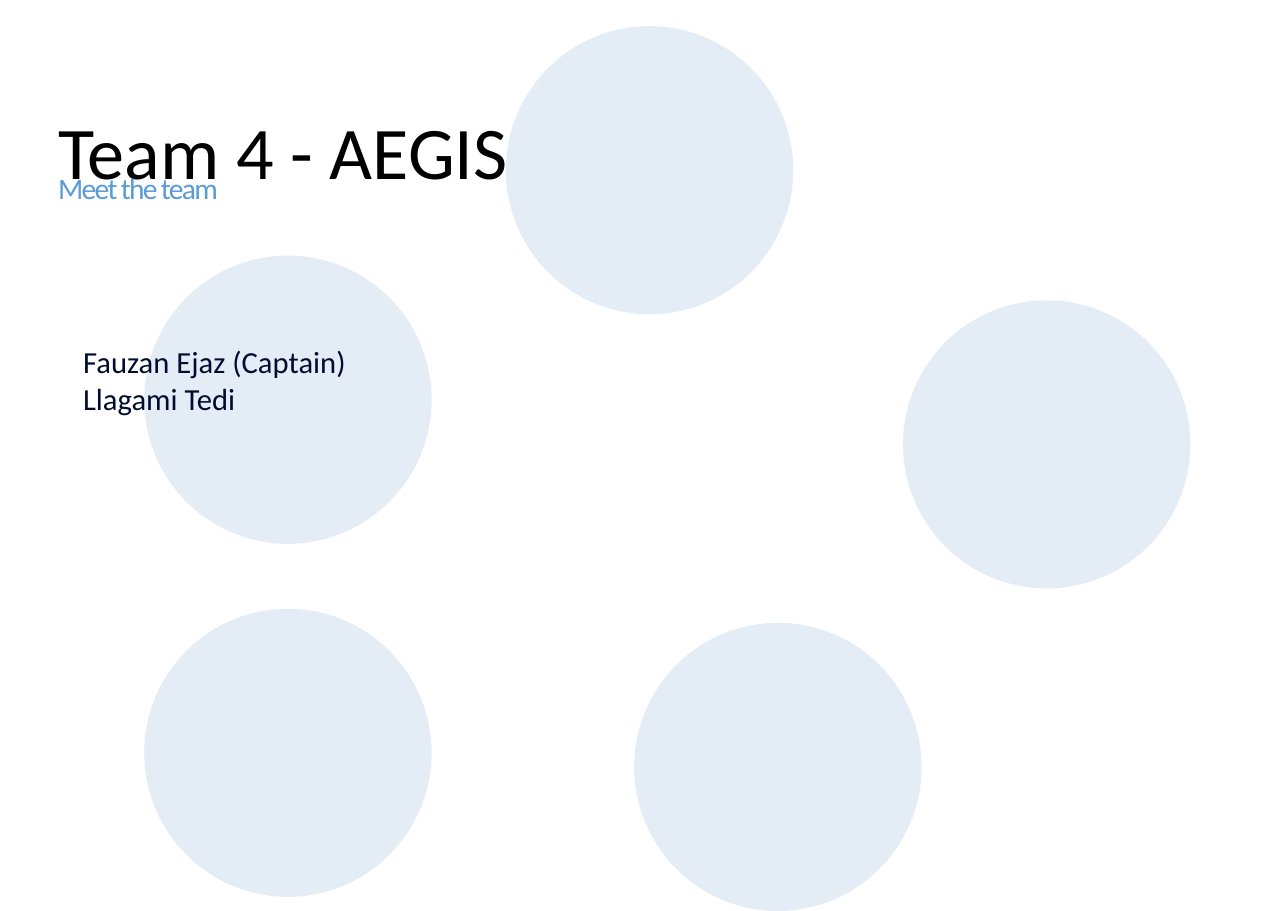
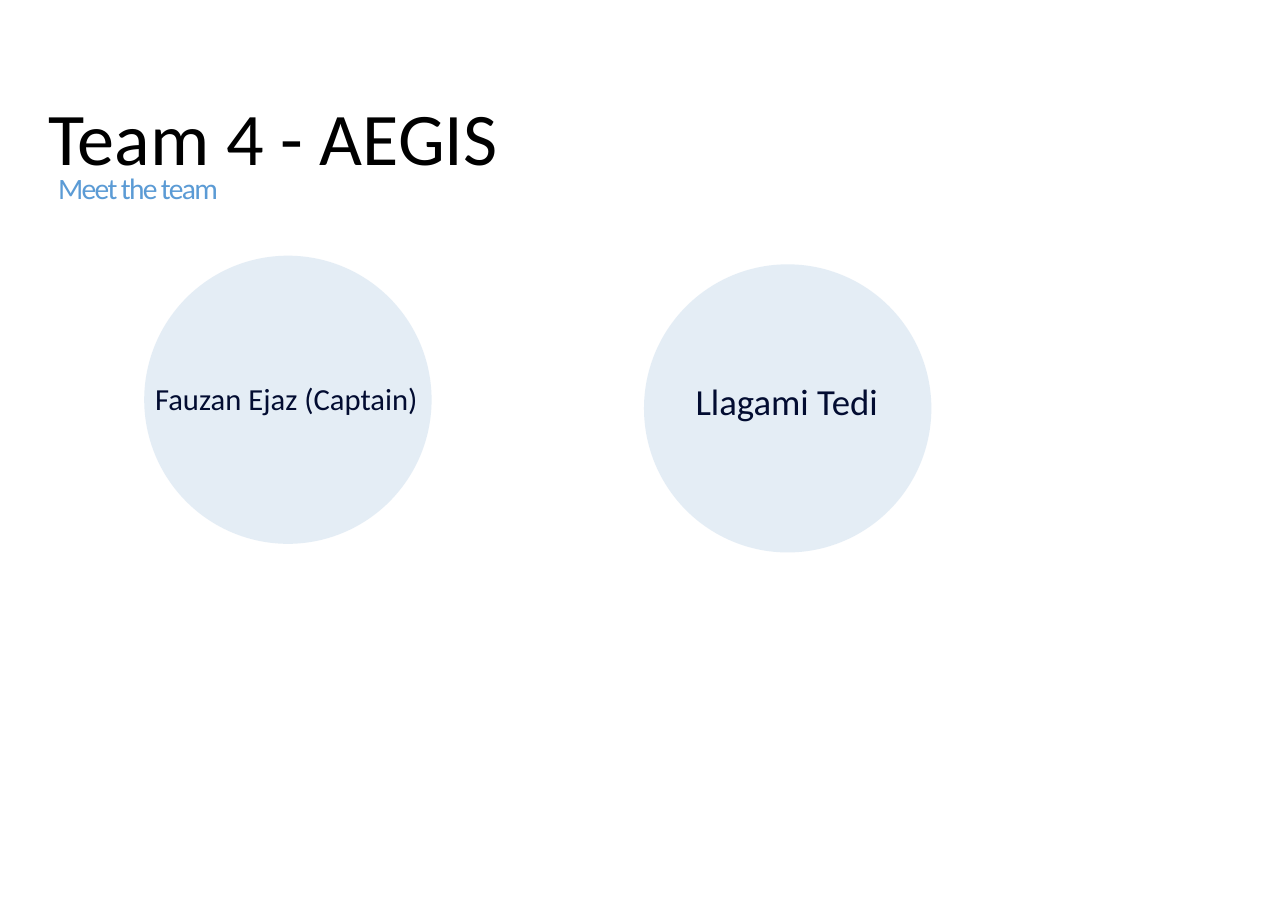
Before and after one commit to fauzan111/AEGIS, a slide deck: slide 9 of slides/GATE-3/AEGIS_Gate3_Storyboard.pptx. Drawn at 1288x911 pixels with LibreOffice and Linux fonts; fonts in the diff are those of the drawing; background and template pictures are left out. Boxes give left, top, right and bottom in pixels: in the first picture for what was removed or moved away, otherwise in the second. Text is boxed around its words. In the diff, an @@ line names an element or a change of style, - is before the commit and + after.

```diff
--- a/slides/GATE-3/AEGIS_Gate3_Storyboard.pptx
+++ b/slides/GATE-3/AEGIS_Gate3_Storyboard.pptx
@@ ellipse removed at (506, 26, 793, 315) @@
@@ title "Team 4 - AEGIS": place and size @@
-title "Team 4 - AEGIS" at (58, 131, 508, 197)
+title "Team 4 - AEGIS" at (48, 117, 498, 182)
@@ ellipse: place and size @@
-ellipse at (635, 623, 922, 911)
+ellipse at (643, 264, 931, 553)
@@ ellipse removed at (903, 301, 1191, 589) @@
@@ text at (83, 388, 236, 416): paragraph removed @@
-Llagami Tedi
@@ text "Fauzan Ejaz (Captain)": place and size @@
-text "Fauzan Ejaz (Captain)" at (83, 351, 345, 416)
+text "Fauzan Ejaz (Captain)" at (155, 388, 417, 416)
@@ text added at (696, 389, 878, 422), 24 pt, text #020C31 @@
+Llagami Tedi
@@ ellipse removed at (144, 609, 432, 898) @@
```
Also in this commit, not shown: 6 other slides changed, 1 other file.
